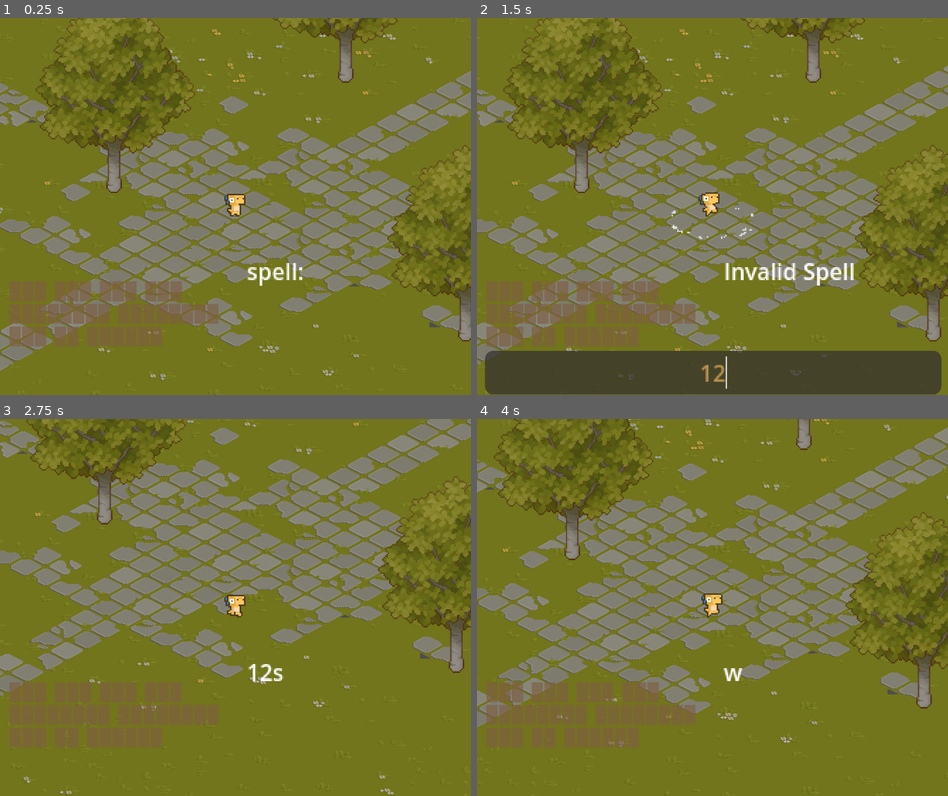
Above: before the commit, frames 1-4 (two rows, left to right).
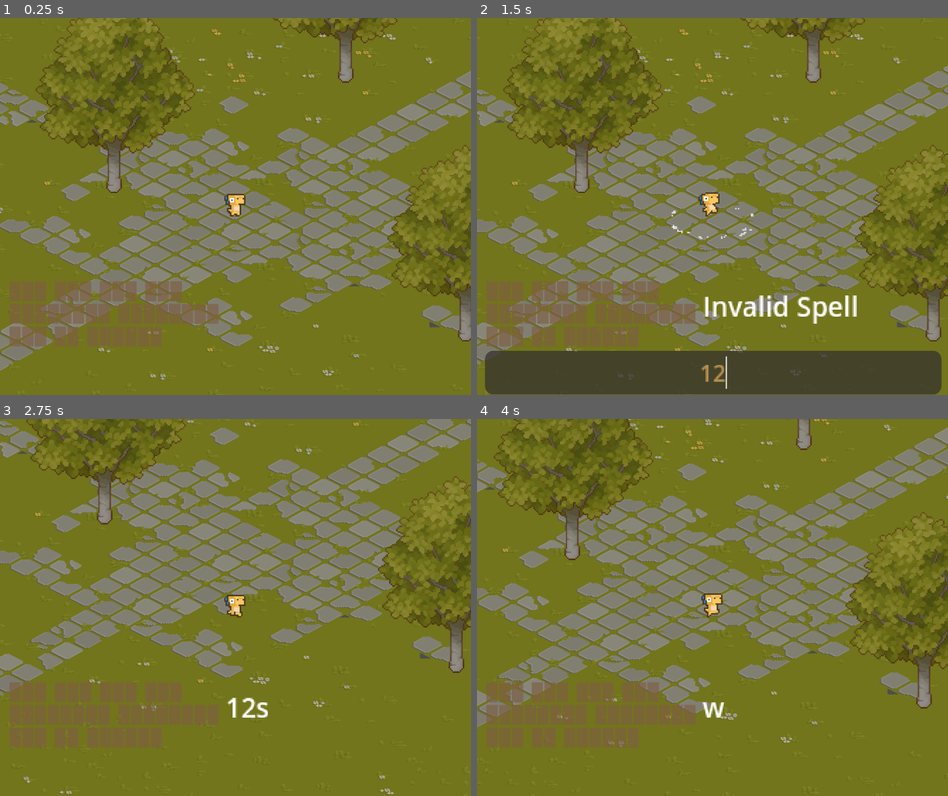
Above: after the commit, the same moments.

Repository: jromeem/spells
Game: Godot game, scene res://scenes/main.tscn
The game is run twice, just before and just after one commit, with the same random seed, the same clock (stepped at 60 frames per second) and the same inputs. The project has no main scene, so this scene is started directly.
Inputs (mouse positions are in pixels of both pictures, inside the frame that each line leads up to):
- Up to frame 1 (0.25 s): no input
- Up to frame 2 (1.5 s): tap Enter (conjure_end) at 0.5 s; hold D (right) 0.53-1.25 s; tap Space (conjure) at 0.6 s; click (712, 372) at 1.27 s; type "12" at 1.35 s
- Up to frame 3 (2.75 s): hold S (down) from 2.03 s (still down); tap Enter (conjure_end) at 2.1 s
- Up to frame 4 (4 s): release S (down) at 2.78 s; hold D (right) 2.78-3.53 s; tap Space (conjure) at 2.85 s; hold W (up) from 3.53 s (still down); tap Enter (conjure_end) at 3.6 s

The runs differ from the first frame. In frame 1, 0.3% of the frame differs, in the area x 52-65%, y 65-72%; in frame 2, 1.6%, in the area x 48-81%, y 65-82%; in frame 3, 0.4%; in frame 4, 0.2%.

Commit message:
adding more spell logic

Diff:
--- a/scenes/player.tscn
+++ b/scenes/player.tscn
@@ -276,12 +276,12 @@
 
 [node name="RichTextLabel" type="RichTextLabel" parent="Container"]
 layout_mode = 2
-offset_left = 16.0
-offset_top = 28.0
-offset_right = 148.0
-offset_bottom = 84.0
+offset_left = 1.0
+offset_top = 51.0
+offset_right = 168.0
+offset_bottom = 90.0
 theme_override_fonts/normal_font = SubResource("SystemFont_0dpym")
-text = "spell:"
+theme_override_font_sizes/normal_font_size = 19
 scroll_active = false
 shortcut_keys_enabled = false
 deselect_on_focus_loss_enabled = false
@@ -636,7 +636,9 @@
 size_flags_vertical = 0
 color = Color(0.494118, 0.368627, 0.262745, 0.647059)
 
+[connection signal="invalid_spellword" from="Container/LineEdit" to="Container/SpellContainer" method="_on_invalid_spellword"]
 [connection signal="prefix_detected" from="Container/LineEdit" to="Container/SpellContainer" method="_on_prefix_detected"]
 [connection signal="root_detected" from="Container/LineEdit" to="Container/SpellContainer" method="_on_root_detected"]
 [connection signal="suffix_detected" from="Container/LineEdit" to="Container/SpellContainer" method="_on_suffix_detected"]
 [connection signal="text_changed" from="Container/LineEdit" to="Container/LineEdit" method="_on_text_changed"]
+[connection signal="valid_spellword" from="Container/LineEdit" to="Container/SpellContainer" method="_on_valid_spellword"]
--- a/scripts/spell_signaling.gd
+++ b/scripts/spell_signaling.gd
@@ -22,15 +22,19 @@
 # Modified functions to collect components and call highlight_all_components
 func _on_prefix_detected(prefix):
 	print("Received prefix_detected signal for:", prefix)
-	highlight_all_components([prefix])
 
 func _on_root_detected(root):
 	print("Received root_detected signal for:", root)
-	highlight_all_components([root])
 
 func _on_suffix_detected(suffix):
 	print("Received suffix_detected signal for:", suffix)
-	highlight_all_components([suffix])
+
+func _on_invalid_spellword() -> void:
+	print('invalid!!')
+	reset_highlights()
+
+func _on_valid_spellword() -> void:
+	pass
 
 # Collects and highlights all components together for a single valid spellword
 func highlight_valid_spell_components(prefixes: Array, root: String, suffixes: Array):
--- a/scripts/spelling.gd
+++ b/scripts/spelling.gd
@@ -6,6 +6,8 @@
 @export var spellword = ''
 @onready var rich_text_label: RichTextLabel = $"../RichTextLabel"
 
+signal invalid_spellword
+signal valid_spellword
 signal prefix_detected(prefix)
 signal root_detected(root)
 signal suffix_detected(suffix)
@@ -46,6 +48,12 @@
 			flat_array.append(element)
 	return flat_array
 
+# Custom function to check if a string begins with a substring at a specific index
+func begins_with_at_index(str: String, substring: String, index: int) -> bool:
+	if index < 0 or index >= str.length():
+		return false  # Index out of bounds
+	return str.substr(index, substring.length()) == substring
+
 func is_valid_spell(spellword: String) -> bool:
 	var components = []
 	var all_prefixes = flatten_array(prefixes.values())
@@ -78,24 +86,41 @@
 	if root_found == "":
 		return false  # No valid root found
 
-	# Collect all valid suffixes (one per category)
+	# Collect all valid suffixes (one per category) in the correct order
 	var detected_suffixes = []
-	for category in suffixes:
-		for suffix in suffixes[category]:
-			if spellword.ends_with(suffix) and category not in used_suffix_categories:
-				components.append(suffix)
-				detected_suffixes.append(suffix)
-				emit_signal("suffix_detected", suffix)
-				spellword = spellword.substr(0, spellword.length() - suffix.length())
-				used_suffix_categories[category] = true
-				break  # Move to the next category
+	var remaining_spellword = spellword  # Keep track of the remaining spellword for suffix parsing
 
-	# If there's any leftover text, it's not a valid spell
+	# Iterate from left to right to detect suffixes
+	var i = 0
+	while i < remaining_spellword.length():
+		var matched_suffix = false  # Flag to indicate if a suffix was matched
+		for category in suffixes:
+			for suffix in suffixes[category]:
+				# Use the custom function to check if the substring starts at index `i`
+				if begins_with_at_index(remaining_spellword, suffix, i) and category not in used_suffix_categories:
+					components.append(suffix)
+					detected_suffixes.append(suffix)
+					emit_signal("suffix_detected", suffix)
+					used_suffix_categories[category] = true
+					i += suffix.length()  # Move index forward by the length of the matched suffix
+					matched_suffix = true  # Set the flag to true
+					break  # Break out of the inner loop once a match is found
+			if matched_suffix:
+				break  # Break out of the category loop if a match is found
+		if not matched_suffix:
+			i += 1  # Move to the next character if no suffix is matched
+
+	# Ensure the `spellword` is emptied properly after suffix parsing
+	if i == remaining_spellword.length():
+		spellword = ""  # Mark spellword as fully parsed
+
+	# Ensure the spellword is fully parsed with no leftover text
 	if spellword != "":
 		return false
 
 	# Emit a signal to highlight all components at once
 	var spell_container: FlowContainer = $"../SpellContainer"
+
 	spell_container.highlight_valid_spell_components(detected_prefixes, root_found, detected_suffixes)
 
 	return true
@@ -105,6 +130,7 @@
 	if is_valid_spell(spellword):
 		rich_text_label.text = "Valid Spell: " + spellword
 	else:
+		invalid_spellword.emit()
 		rich_text_label.text = "Invalid Spell"
 
 func _ready():
